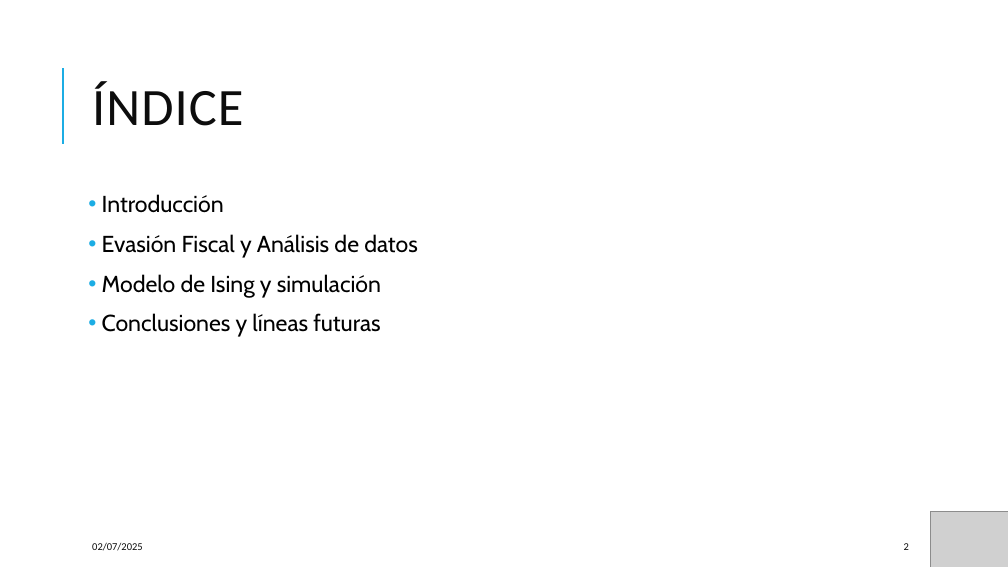
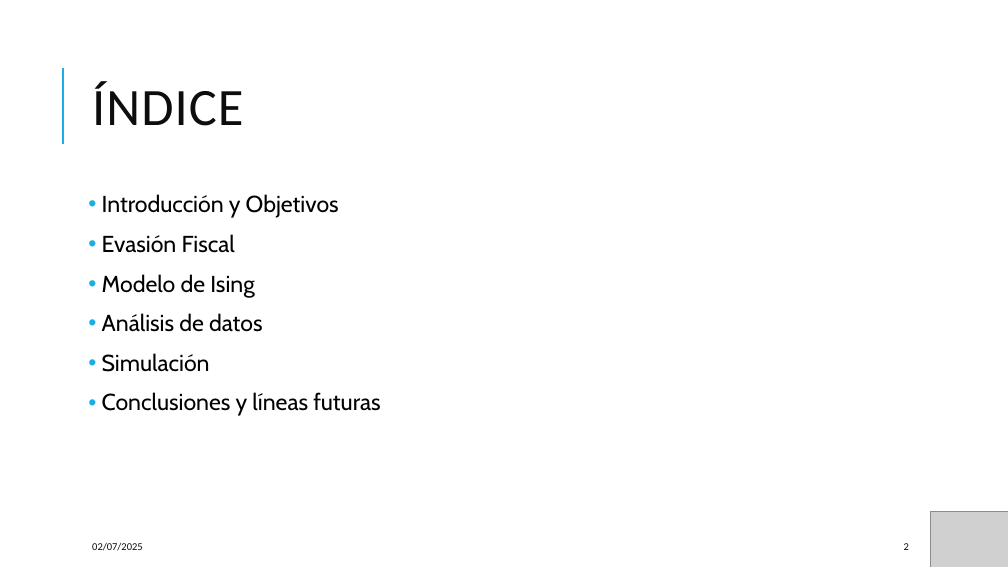
Before and after one commit to mlaloma/TFG_ADE_2, a slide deck: slide 2 of El modelo de ising para analizar la evasion.pptx. Drawn at 1008x567 pixels with LibreOffice and Linux fonts; fonts in the diff are those of the drawing; grey boxes stand for pictures. Boxes give left, top, right and bottom in pixels: in the first picture for what was removed or moved away, otherwise in the second. Text is boxed around its words. In the diff, an @@ line names an element or a change of style, - is before the commit and + after.

```diff
--- a/El modelo de ising para analizar la evasion.pptx
+++ b/El modelo de ising para analizar la evasion.pptx
@@ text at [102, 194, 339, 372]: text changed @@
-• Introducción
-• Evasión Fiscal y Análisis de datos
-• Modelo de Ising y simulación
+• Introducción y Objetivos
+• Evasión Fiscal
+• Modelo de Ising
+• Análisis de datos
+• Simulación
```
Also in this commit, not shown: 6 other slides changed, 4 slides added.
